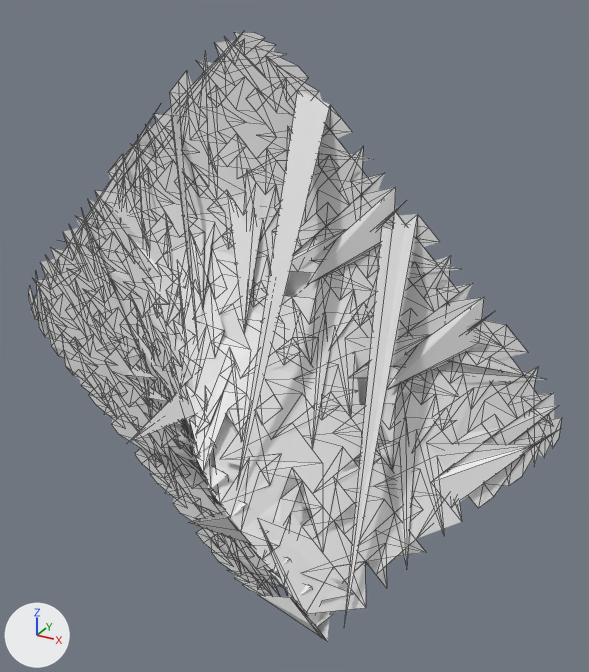
The OBJ model regression/hbr_regression/baseline/catmark_dart_edgeonly_level2.obj, before and after one commit.
The view is the same before and after, from a 50 mm camera at (2.387, -3.805, 2.086) aimed at (0.37, -0.139, 0.253). The axes (+X, +Y, +Z) are drawn at lower left. The lights are the same throughout. Mesh edges are drawn as thin lines. Where no turn or scale is listed for an object, it has been applied to the vertices.

Before the edit, the objects in view are built like this:
```python
me_catmark_dart_edgeonly_level2 = bpy.data.meshes.new('catmark_dart_edgeonly_level2')
me_catmark_dart_edgeonly_level2.from_pydata(...)  # 1088 vertices, 1023 faces; spans x -1.84..1.84, y -0.94..0.0, z -1.84..1.84
ob_catmark_dart_edgeonly_level2 = bpy.data.objects.new('catmark_dart_edgeonly_level2', me_catmark_dart_edgeonly_level2)
ob_catmark_dart_edgeonly_level2.location = (0.0, 0.0, 0.0)
```
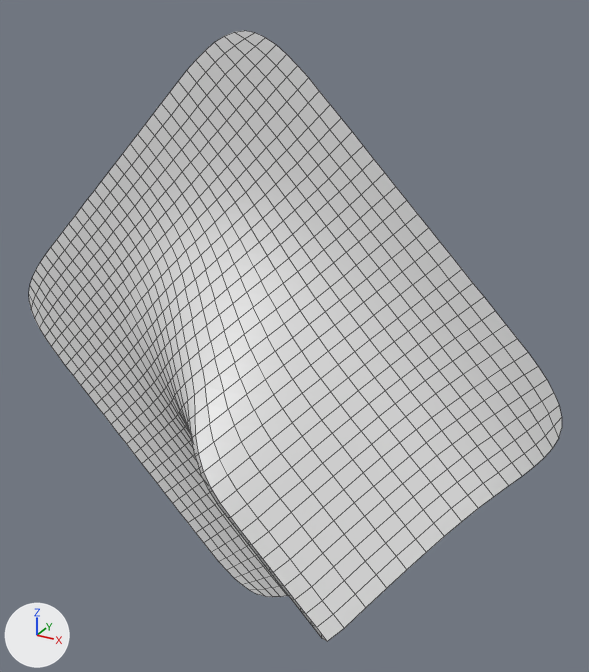
Pixel boxes [x1, y1, x2, y2] of what changed, in the pictures (589 x 672 px):
'catmark_dart_edgeonly_level2', reshaped
    before: [29, 32, 562, 641]
    after: [29, 31, 562, 641]
part 1 of me_catmark_dart_edgeonly_level2, added
    after: [95, 172, 117, 201]

The change, as a diff of the scene's bpy script:
```diff
--- a/regression/hbr_regression/baseline/catmark_dart_edgeonly_level2.obj.py
+++ b/regression/hbr_regression/baseline/catmark_dart_edgeonly_level2.obj.py
@@ me_catmark_dart_edgeonly_level2 @@
 # used by ob_catmark_dart_edgeonly_level2; location = (0.0, 0.0, 0.0)
-me_catmark_dart_edgeonly_level2.from_pydata(...)  # 1088 vertices, 1023 faces; spans x -1.84..1.84, y -0.94..0.0, z -1.84..1.84
+me_catmark_dart_edgeonly_level2.from_pydata(...)  # 1089 vertices, 1024 faces; spans x -1.84..1.84, y -0.94..0.0, z -1.84..1.84
+# me_catmark_dart_edgeonly_level2 part 1: 1 vertex added at x -1.06, y 0.0, z 0.94
```
